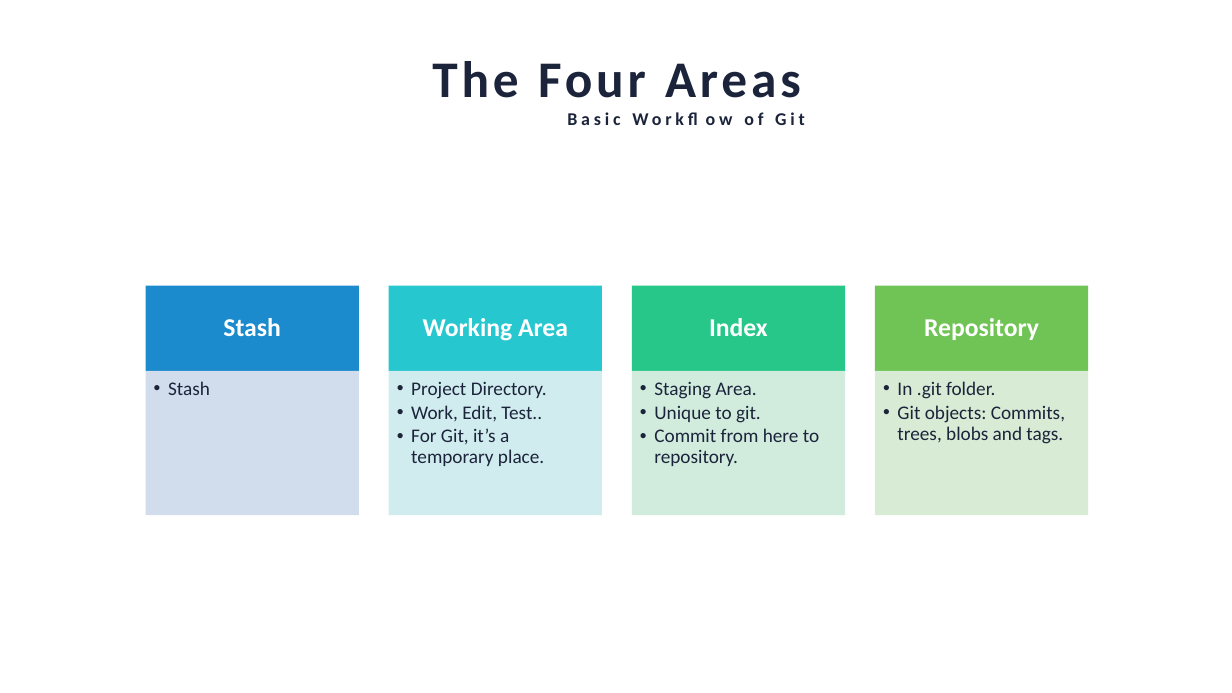
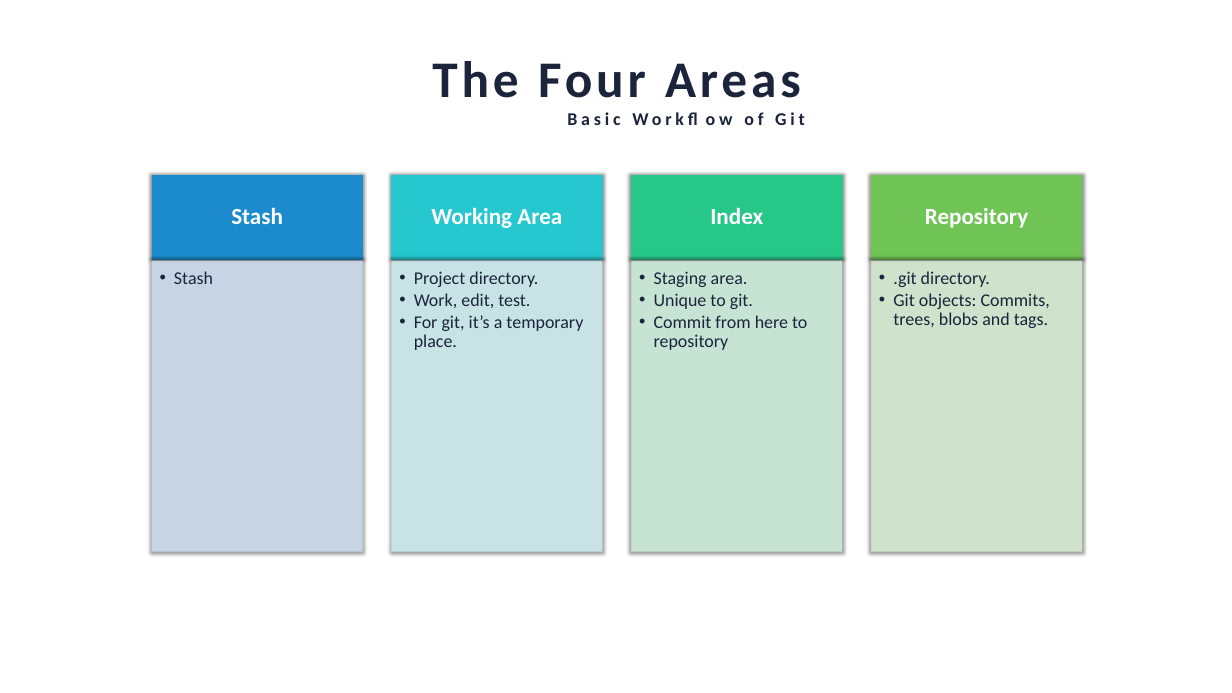
Before and after one commit to iAvinashVarma/GitBasics, a slide deck: slide 6 of Presentation/Git.pptx. Drawn at 1232x693 pixels with LibreOffice and Linux fonts; fonts in the diff are those of the drawing. Boxes give left, top, right and bottom in pixels: in the first picture for what was removed or moved away, otherwise in the second. Text is boxed around its words. In the diff, an @@ line names an element or a change of style, - is before the commit and + after.

```diff
--- a/Presentation/Git.pptx
+++ b/Presentation/Git.pptx
@@ rectangle added at [152, 175, 362, 259], fill #1B8BCD, outline #1B8BCD 1 pt @@
@@ 2 texts, 1 rectangle: place and size @@
-2 texts, 1 rectangle at [223, 286, 602, 371]
+2 texts, 1 rectangle at [231, 175, 602, 259]
@@ rectangle at [392, 175, 602, 259]: outline none to #27C7CF 1 pt; shadow on @@
@@ text "Index": place and size @@
-text "Index" at [709, 318, 768, 336]
+text "Index" at [710, 207, 763, 224]
@@ rectangle: place and size @@
-rectangle at [632, 286, 845, 371]
+rectangle at [632, 175, 842, 259]
@@ rectangle at [632, 175, 842, 259]: outline none to #27C78A 1 pt; shadow on @@
@@ size 40 to 36 pt; less space between paragraphs in 4 elements at [431, 207, 562, 228], [710, 207, 763, 224], [231, 207, 283, 224], [925, 208, 1028, 228] @@
@@ text "Repository": place and size @@
-text "Repository" at [924, 318, 1039, 340]
+text "Repository" at [925, 208, 1028, 228]
@@ rectangle added at [872, 175, 1082, 259], fill #70C456, outline #70C456 1 pt @@
@@ text "Stash": place and size @@
-text "Stash" at [168, 381, 210, 395]
+text "Stash" at [174, 271, 213, 284]
@@ text "Stash" at [174, 271, 213, 284]: size 30 to 28 pt @@
@@ rectangle: place and size @@
-rectangle at [146, 371, 359, 515]
+rectangle at [152, 262, 362, 552]
@@ rectangle at [152, 262, 362, 552]: outline none to #CDDAED 1 pt; shadow on @@
@@ rectangle: place and size @@
-rectangle at [389, 371, 602, 515]
+rectangle at [392, 262, 602, 552]
@@ rectangle at [392, 262, 602, 552]: outline none to #CDEBED 1 pt; shadow on @@
@@ text "Staging area.": place and size @@
-text "Staging area." at [654, 382, 819, 466]
+text "Staging area." at [654, 271, 807, 350]
@@ rectangle: place and size @@
-rectangle at [632, 371, 845, 515]
+rectangle at [632, 262, 842, 552]
@@ rectangle at [632, 262, 842, 552]: outline none to #CDEBDA 1 pt; shadow on @@
@@ text ".git directory.": place and size @@
-text ".git directory." at [897, 381, 1065, 444]
+text ".git directory." at [893, 271, 1050, 328]
@@ rectangle: place and size @@
-rectangle at [875, 371, 1088, 515]
+rectangle at [872, 262, 1082, 552]
@@ rectangle at [872, 262, 1082, 552]: outline none to #D5EAD1 1 pt; shadow on @@
@@ rectangle removed at [146, 286, 359, 371] @@
@@ text at [414, 271, 583, 350]: text changed; size 30 to 28 pt @@
-  •• Project Directory.
-  •• Work, Edit, Test..
-  •• For Git, it’s a temporary place.
+  •• Project directory.
+  •• Work, edit, test.
+  •• For git, it’s a temporary place.
@@ text at [654, 271, 748, 287]: text changed; size 30 to 28 pt @@
-  •• Staging Area.
+  •• Staging area.
@@ text at [654, 293, 753, 309]: size 30 to 28 pt in "Unique to git." @@
@@ rectangle removed at [875, 286, 1088, 371] @@
@@ text at [893, 271, 990, 287]: text changed; size 30 to 28 pt @@
-  •• In .git folder.
+  •• .git directory.
@@ text at [893, 293, 1050, 328]: size 30 to 28 pt in "Git objects: Commits, trees, blobs and tags." @@
@@ text at [654, 315, 807, 350]: text changed; size 30 to 28 pt @@
-  •• Commit from here to repository.
+  •• Commit from here to repository
```
Also in this commit, not shown: 2 other slides changed.
